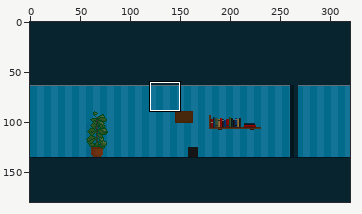
Edited in one commit: sprite sheet (www/img/level0/frame-1-background.png). The picture above shows the old version from afar; the outline marks the close-up.
Close-up. Before:
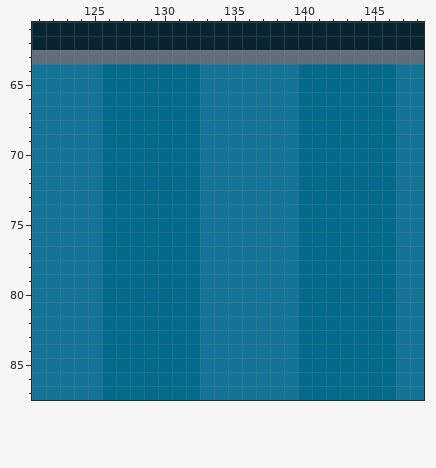
The file is 320x180 pixels. Colours within 5 levels of each other are drawn and written as one. Shown: x 121..148, y 61..87.
The same view after the edit:
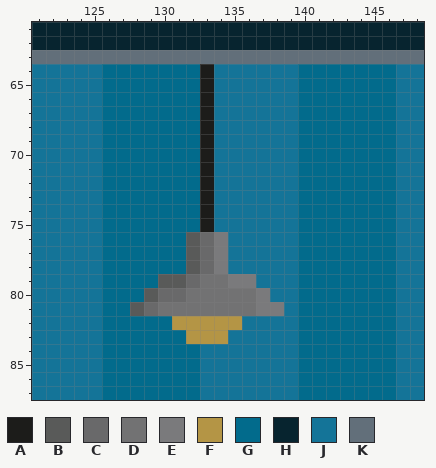
Palette (. is transparent): A #1c1c1a  B #595a59  C #69696a  D #727273  E #7a7a7c  F #b49545  G #026b8c  H #07242f  J #147498  K #626f7a
Edits made:
The edit turns colour J into colour A in rows 64 to 75 at x 133.
The edit turns colour G into colour B in rows 76 to 78 at x 132; in row 79 at x 130 to 131; in row 80 at x 129; in row 81 at x 128.
The edit turns colour G into colour C in row 79 at x 132; in row 80 at x 130 to 131; in row 81 at x 129.
The edit turns colour J into colour C in rows 76 to 78 at x 133.
The edit turns colour G into colour D in row 80 at x 132; in row 81 at x 130 to 132.
The edit turns colour J into colour D in row 79 at x 133 to 134; in rows 80 to 81 at x 133 to 136.
The edit turns colour J into colour E in rows 76 to 78 at x 134; in row 79 at x 135 to 136; in row 80 at x 137; in row 81 at x 137 to 138.
The edit turns colour G into colour F in row 82 at x 131 to 132; in row 83 at x 132.
The edit turns colour J into colour F in row 82 at x 133 to 135; in row 83 at x 133 to 134.
Pixel boxes of the changes (left, top, right, bottom) in both close-ups:
changed: (130, 64, 284, 344)
